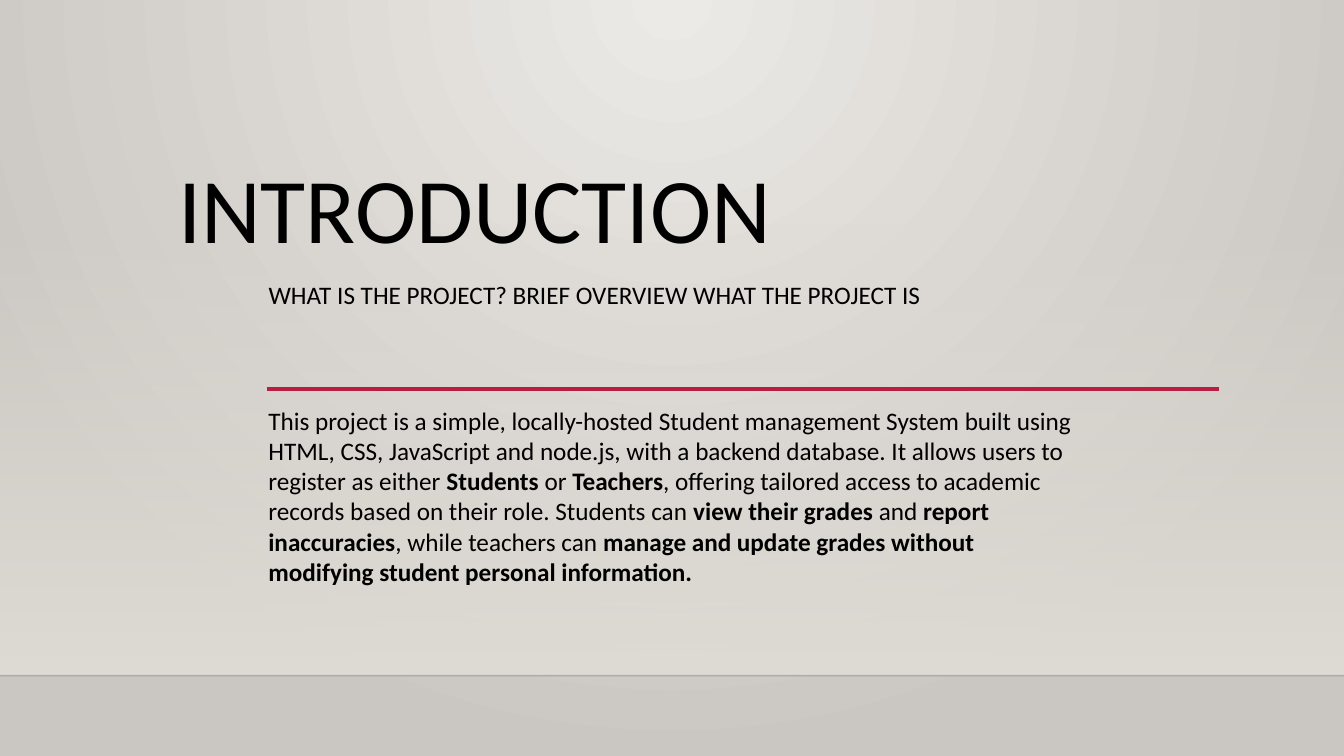
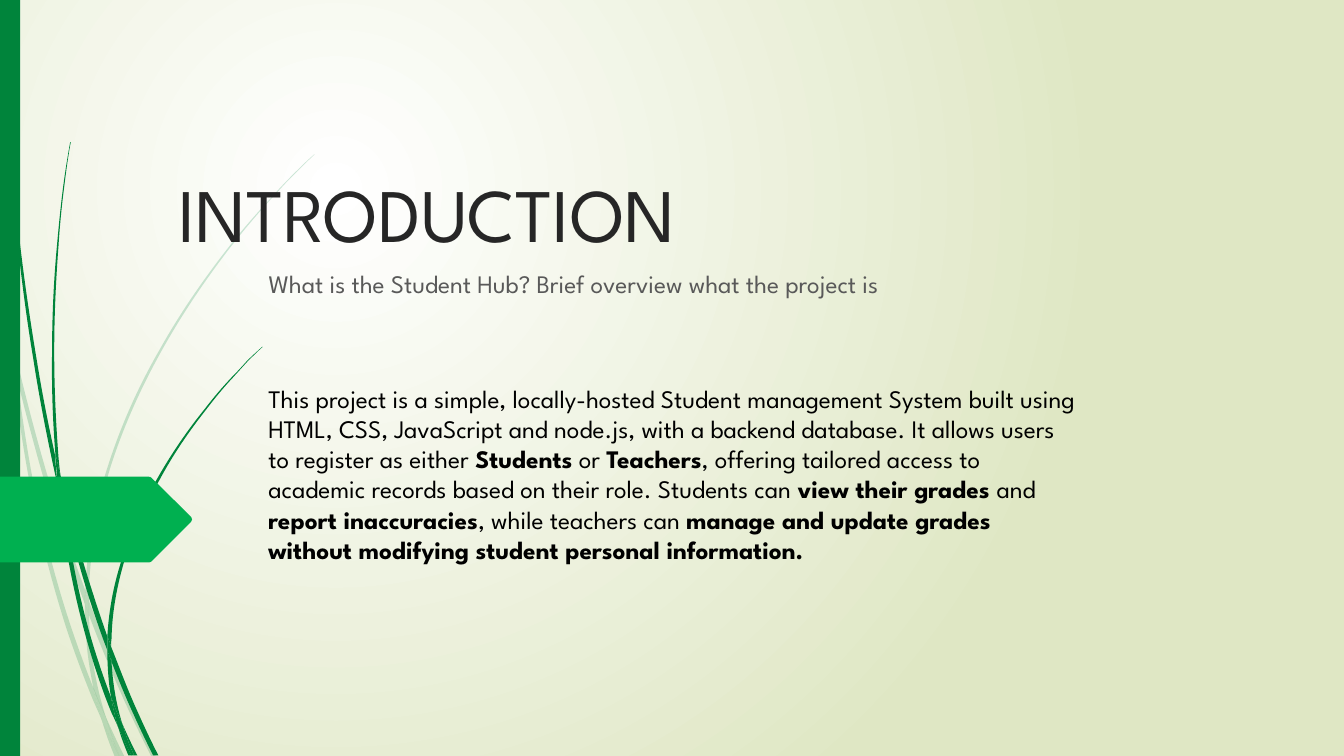
Before and after one commit to Meriki-Jubert/Our-project, a slide deck: slide 2 of Documentation/StudentHub.pptx (slide 1 before the commit). Drawn at 1344x756 pixels with LibreOffice and Linux fonts; fonts in the diff are those of the drawing; background and template pictures are left out. Boxes give left, top, right and bottom in pixels: in the first picture for what was removed or moved away, otherwise in the second. Text is boxed around its words. In the diff, an @@ line names an element or a change of style, - is before the commit and + after.

Commit message:
Student Hub Document Done

```diff
--- a/Documentation/StudentHub.pptx
+++ b/Documentation/StudentHub.pptx
@@ background gradient #ECEAE7 to #CAC7C1 to gradient #FFFFFF to #DFE8C4 @@
@@ rectangle added at (0,0,20,756), fill #00843B @@
@@ title "INTRODUCTION" at (178,171,675,266): size 66 to 54 pt, font Calibri to League Spartan, text colour #000000 to #262626; line spacing 0.9 to 1 @@
@@ rectangle removed at (0,223,1344,676) @@
@@ subtitle at (269,275,878,299): text changed; font Calibri to League Spartan; text colour #000000 to #595959 @@
-WHAT IS THE PROJECT? BRIEF OVERVIEW WHAT THE PROJECT IS
+What is the Student Hub? Brief overview what the project is
@@ text "This project is a simple, ...": place and size @@
-text "This project is a simple, ..." at (268,412,1071,586)
+text "This project is a simple, ..." at (268,390,1075,565)
@@ text "This project is a simple, ..." at (268,390,1075,565): font Calibri to League Spartan @@
@@ line removed from (266, 389) to (1219, 389) @@
@@ freeform shape added at (0,477,193,563), fill #00B050 @@
@@ line removed from (0, 676) to (1344, 676) @@
@@ group added at (0,154,315,756): 10 freeform shapes @@
@@ group added at (3,0,262,756): 12 freeform shapes @@
```
Also in this commit, not shown: 1 other slide changed, 3 slides added, 3 other files.
